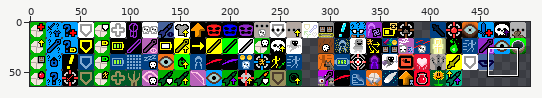
Sprite sheet -- core/src/main/assets/interfaces/talent_icons.png. The picture above shows the old version from afar; the outline marks the close-up.
Close-up. Before the edit:
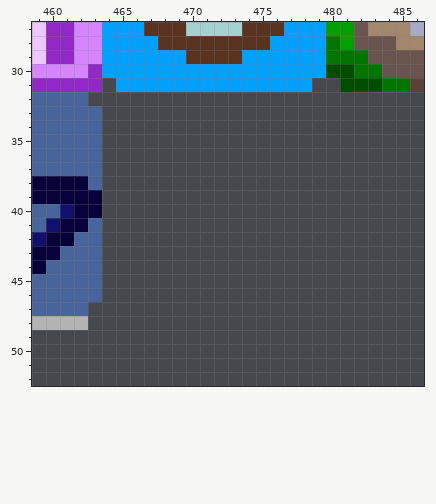
The file is 512x64 pixels. Colours within 5 levels of each other are drawn and written as one. Shown: x 459..486, y 27..52. The wide view leaves out empty margins.
The result:
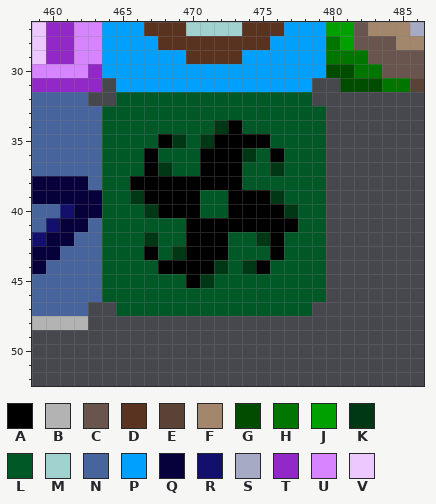
Palette (. is transparent): A #000000  B #b3b3b3  C #69544e  D #593220  E #5b4236  F #a3876c  G #004d00  H #007500  J #00a000  K #003815  L #005826  M #a1d2cf  N #47649d  P #00a0ff  Q #06003b  R #12106c  S #a6aac4  T #9328c9  U #d684ff  V #edc8ff
Commit message: 1.2.2: implemented the unsighted talent
The exact change:
The edit adds colour A in row 34 at x 473; in row 35 at x 468 and 472 to 475; in row 36 at x 467, 471 to 473 and 476; in row 37 at x 467 and 471 to 473; in row 38 at x 466 to 473; in row 39 at x 467 to 470 and 473 to 475.
The edit adds colour A in row 40 at x 468 to 470 and 473 to 476; in row 41 at x 470 to 477; in row 42 at x 470 to 472 and 476; in row 43 at x 467, 470 to 472 and 476; in row 44 at x 468 to 471 and 475; in row 45 at x 470.
The edit adds colour K in row 34 at x 472; in row 35 at x 469 and 471; in row 36 at x 474; in row 37 at x 468 and 476; in row 39 at x 466 and 476; in row 40 at x 467 and 477.
The edit adds colour K in row 42 at x 467 and 475; in row 43 at x 469; in row 44 at x 472 and 474; in row 45 at x 471.
The edit adds colour L in row 32 at x 465 to 478; in row 33 at x 464 to 479; in row 34 at x 464 to 471 and 474 to 479; in row 35 at x 464 to 467, 470 and 476 to 479; in row 36 at x 464 to 466, 468 to 470, 475 and 477 to 479; in row 37 at x 464 to 466, 469 to 470, 474 to 475 and 477 to 479.
The edit adds colour L in row 38 at x 464 to 465 and 474 to 479; in row 39 at x 464 to 465, 471 to 472 and 477 to 479; in row 40 at x 464 to 466, 471 to 472 and 478 to 479; in row 41 at x 464 to 469 and 478 to 479; in row 42 at x 464 to 466, 468 to 469, 473 to 474 and 477 to 479; in row 43 at x 464 to 466, 468, 473 to 475 and 477 to 479.
The edit adds colour L in row 44 at x 464 to 467, 473 and 476 to 479; in row 45 at x 464 to 469 and 472 to 479; in row 46 at x 464 to 479; in row 47 at x 465 to 478.
